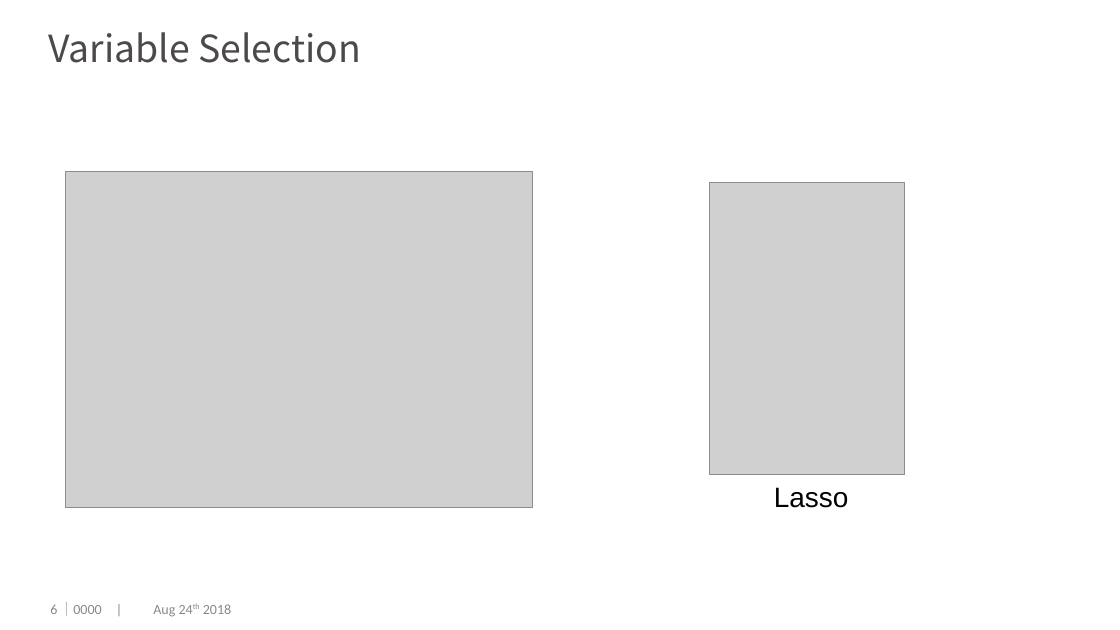
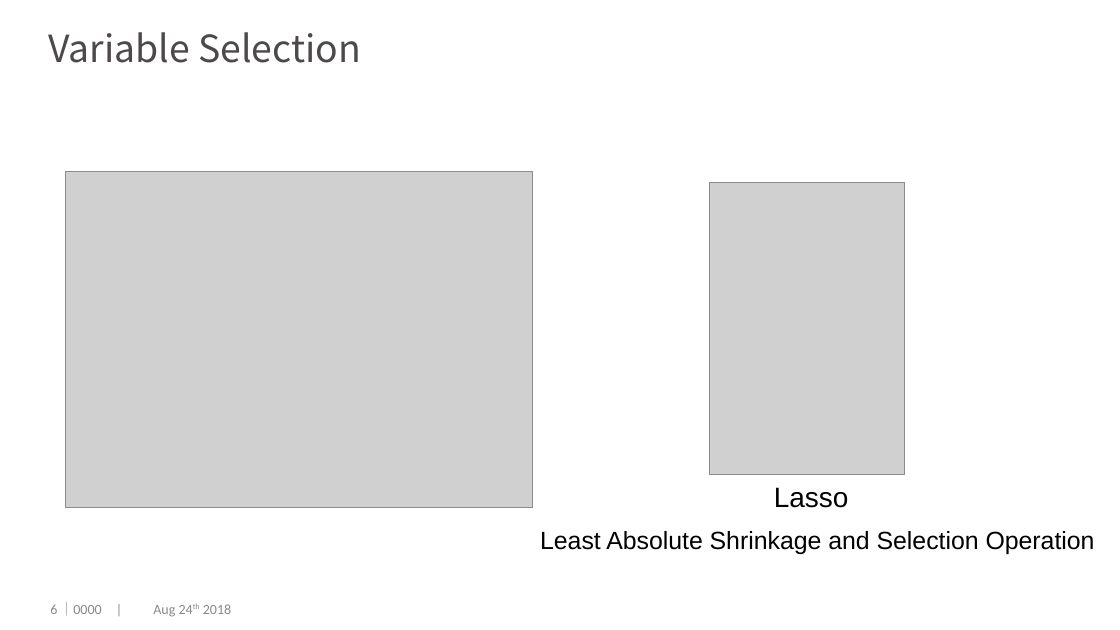
Before and after one commit to dengwx11/GroupLasso, a slide deck: slide 7 of manu & slides/Final.pptx. Drawn at 1120x630 pixels with LibreOffice and Linux fonts; fonts in the diff are those of the drawing; grey boxes stand for pictures; background and template pictures are left out. Boxes give left, top, right and bottom in pixels: in the first picture for what was removed or moved away, otherwise in the second. Text is boxed around its words. In the diff, an @@ line names an element or a change of style, - is before the commit and + after.

```diff
--- a/manu & slides/Final.pptx
+++ b/manu & slides/Final.pptx
@@ text added at [540, 531, 1095, 554], 16 pt, text #000000 @@
+Least Absolute Shrinkage and Selection Operation
```
Also in this commit, not shown: 4 other slides changed, 1 slide added, 1 slide removed.
